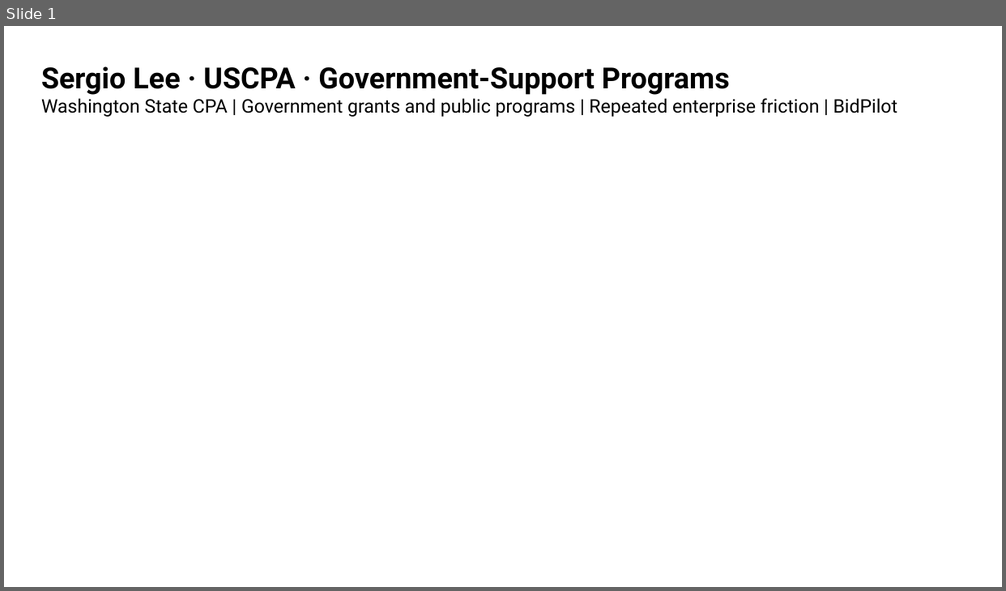
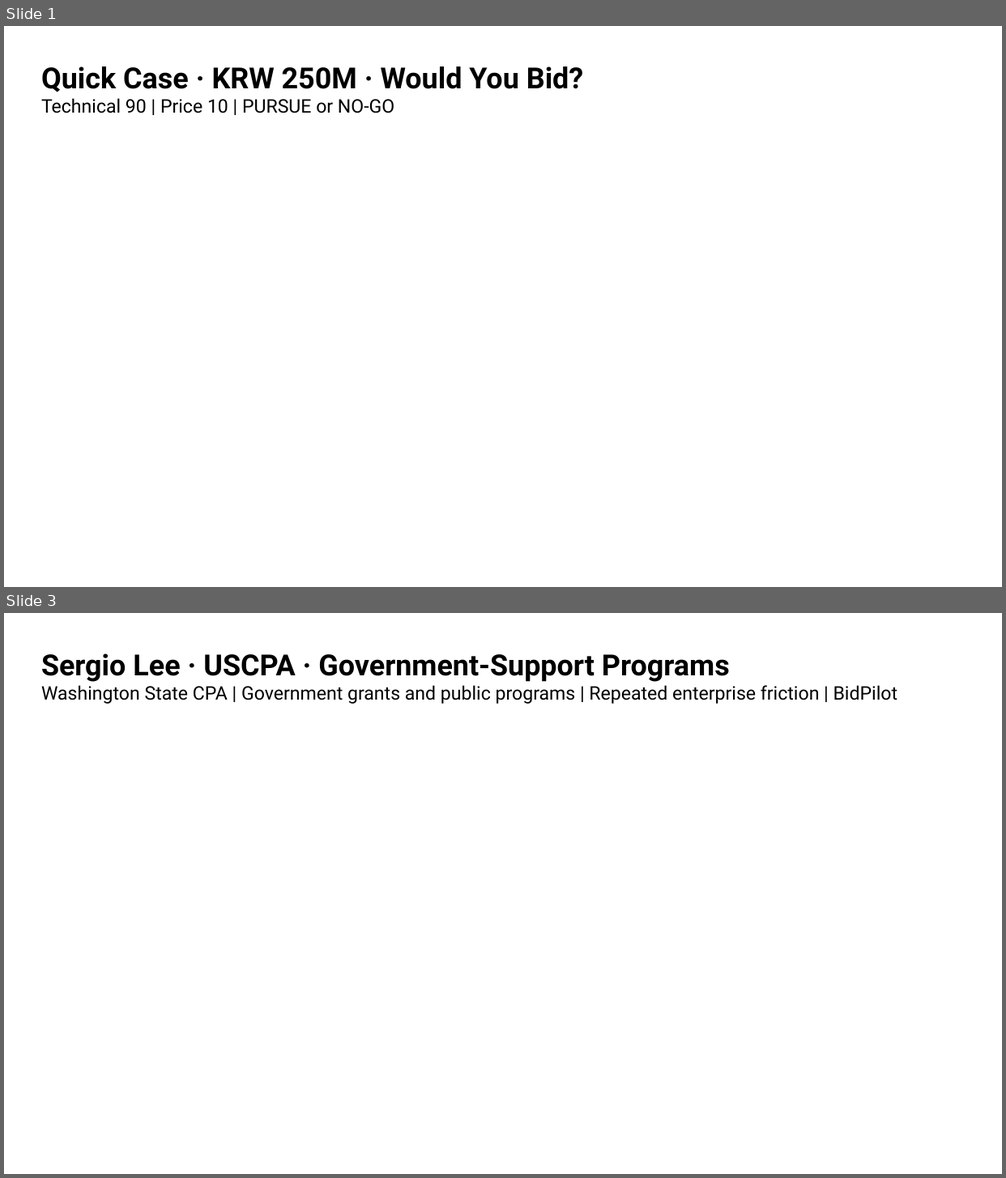
Before and after one commit to sergiobuilds/bidpilot, a slide deck: dev/active/grand-finale-pitch-20260903/deck.pptx. Shown one above the other, each under a label of ours: slide 1 before the commit, slides 1 and 3 after it; the slides between them are not shown. The pictures are 1006x591 and 1006x1178 pixels, drawn with LibreOffice and Linux fonts; fonts in the diff are those of the drawing; background and template pictures are left out. Boxes give left, top, right and bottom in pixels: in the first picture for what was removed or moved away, otherwise in the second. Text is boxed around its words. In the diff, an @@ line names an element or a change of style, - is before the commit and + after.

```diff
--- a/dev/active/grand-finale-pitch-20260903/deck.pptx
+++ b/dev/active/grand-finale-pitch-20260903/deck.pptx
@@ slide 1 added at [4, 26, 1002, 587], background picture (left out) @@
@@ text added at [41, 66, 584, 113], 18 pt, text #000000 @@
+Quick Case · KRW 250M · Would You Bid?
+Technical 90 | Price 10 | PURSUE or NO-GO
@@ what was slide 1 is now slide 3 @@
```
Also in this commit, not shown: 6 slides changed, 2 other slides added, 38 other files.
